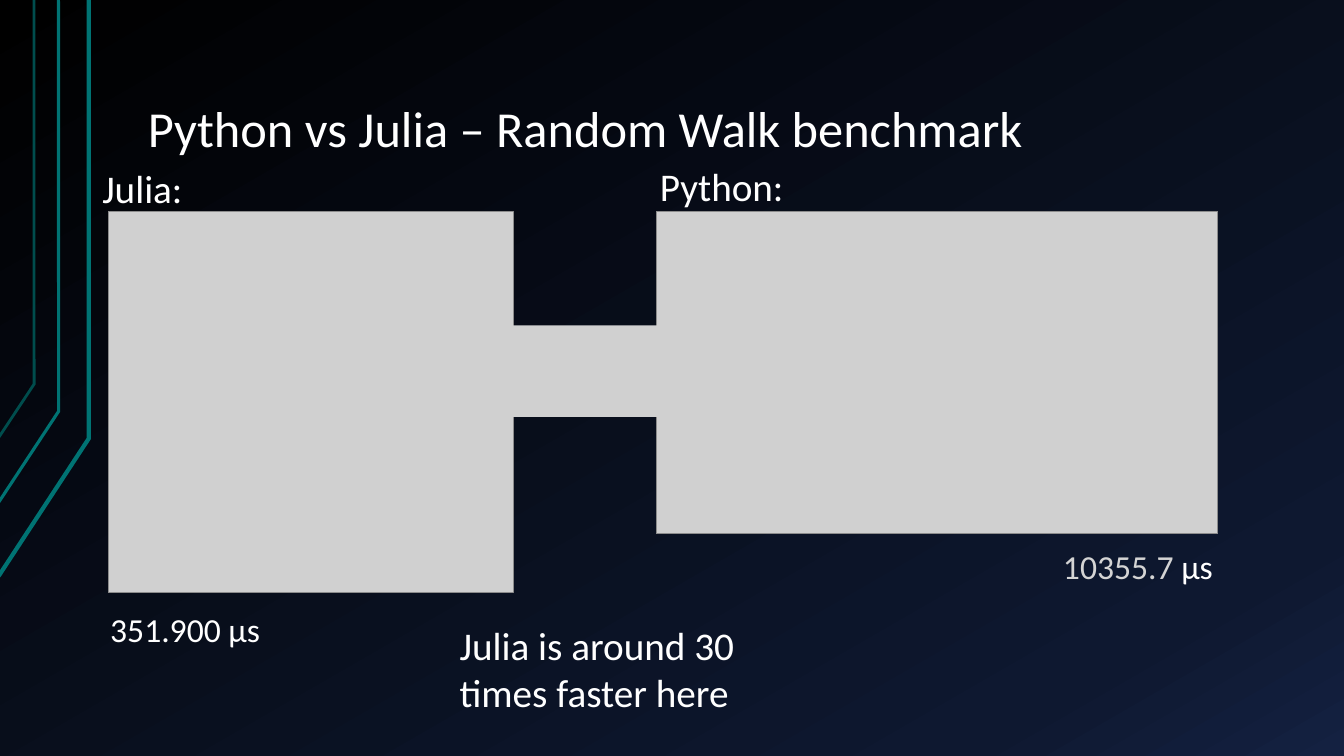
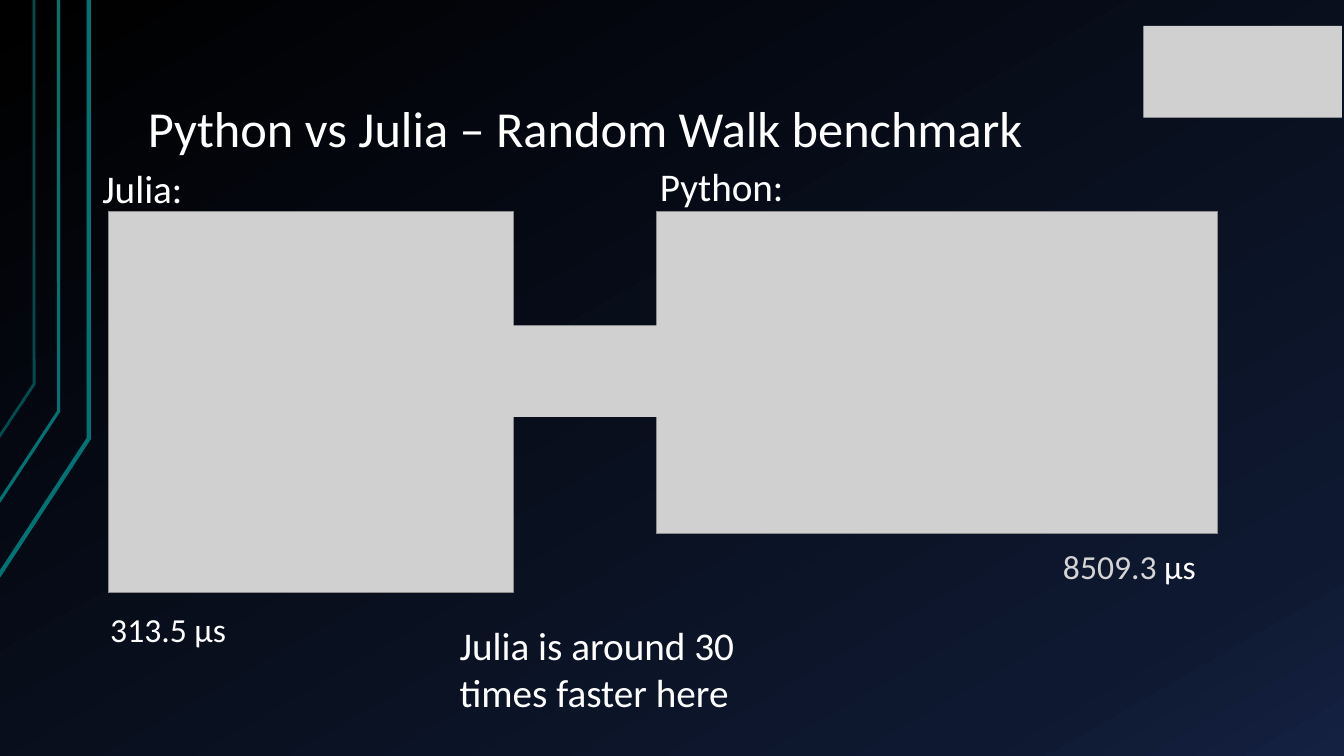
Before and after one commit to JamieMair/intro-to-julia-talk, a slide deck: slide 5 of Introduction to Julia.pptx (slide 6 before the commit). Drawn at 1344x756 pixels with LibreOffice and Linux fonts; fonts in the diff are those of the drawing; grey boxes stand for pictures. Boxes give left, top, right and bottom in pixels: in the first picture for what was removed or moved away, otherwise in the second. Text is boxed around its words. In the diff, an @@ line names an element or a change of style, - is before the commit and + after.

Commit message:
Updated powerpoint with new benchmark scores

```diff
--- a/Introduction to Julia.pptx
+++ b/Introduction to Julia.pptx
@@ picture added at (1143,26,1342,118) @@
@@ text at (1063,556,1196,585): text changed @@
-10355.7 μs
+8509.3 μs
@@ text at (110,620,226,648): text changed @@
-351.900 μs
+313.5 μs
```
Also in this commit, not shown: 5 other slides changed, 4 slides added, 2 slides removed.
